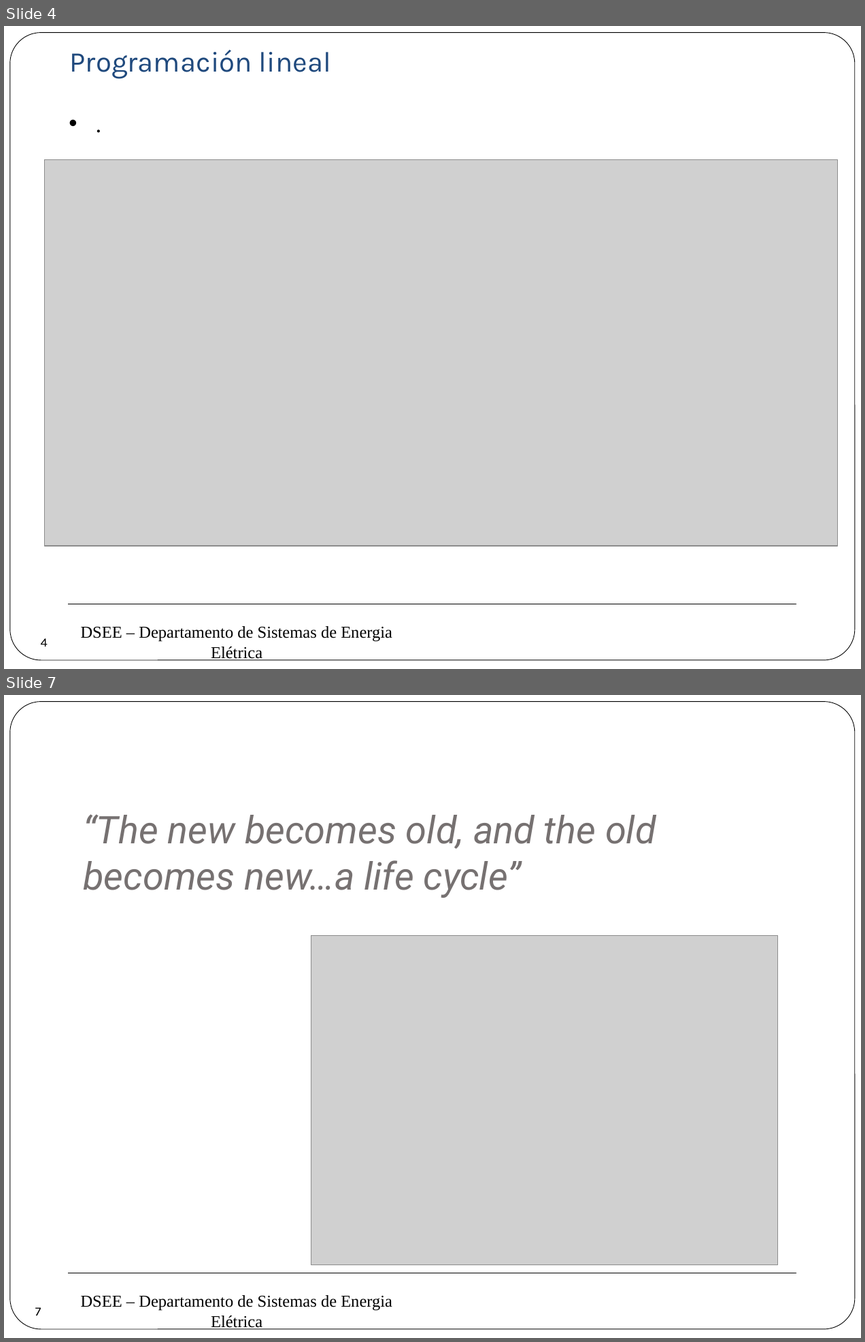
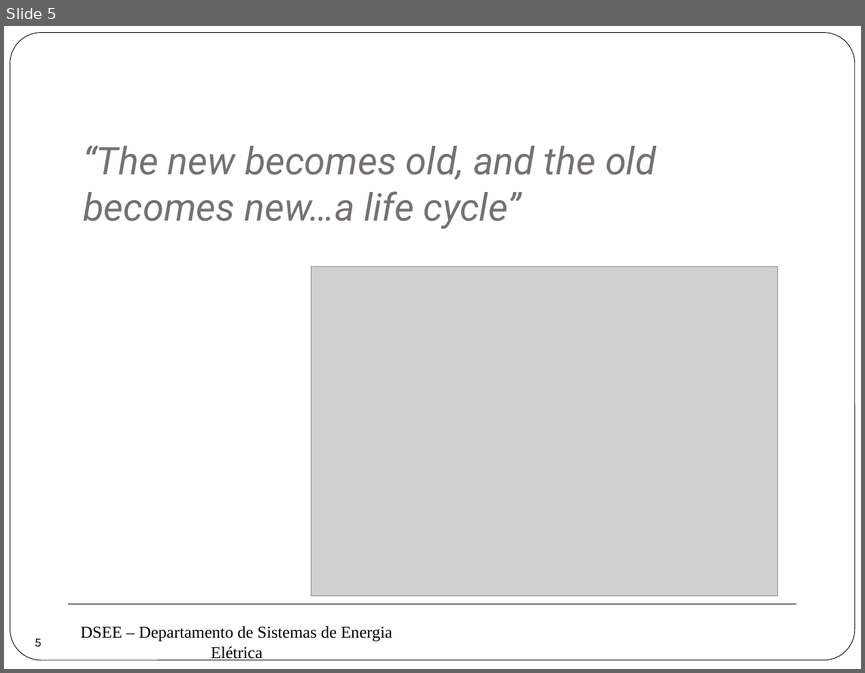
Before and after one commit to erikfilias/Power-Systems-Optimization-using-Julia-Language, a slide deck: 1. Lectures/Introducción a la Optimización aplicada a Sistemas de Energía Eléctrica/Dia 1/4. Programación Lineal.pptx. Shown one above the other, each under a label of ours: slides 4 and 7 before the commit, slide 5 after it; the slides between them are not shown. The pictures are 865x1342 and 865x673 pixels, drawn with LibreOffice and Linux fonts; fonts in the diff are those of the drawing; grey boxes stand for pictures; background and template pictures are left out. Boxes give left, top, right and bottom in pixels: in the first picture for what was removed or moved away, otherwise in the second. Text is boxed around its words. In the diff, an @@ line names an element or a change of style, - is before the commit and + after.

```diff
--- a/1. Lectures/Introducción a la Optimización aplicada a Sistemas de Energía Eléctrica/Dia 1/4. Programación Lineal.pptx
+++ b/1. Lectures/Introducción a la Optimización aplicada a Sistemas de Energía Eléctrica/Dia 1/4. Programación Lineal.pptx
@@ slide 4 removed at (4, 26, 861, 669), background #FFFFFF; not listed: 3 template elements that a slide beside it also shows @@
@@ text removed at (70, 50, 331, 79) @@
-Programación lineal
@@ text removed at (60, 105, 810, 142) @@
-• .
@@ picture removed at (44, 160, 837, 546) @@
@@ page number removed at (28, 625, 60, 658) @@
-4
@@ what was slide 7 is now slide 5 @@
@@ page number at (35, 638, 41, 646): text changed @@
-7
+5
```
Also in this commit, not shown: 4 slides changed, 1 other slide removed.
